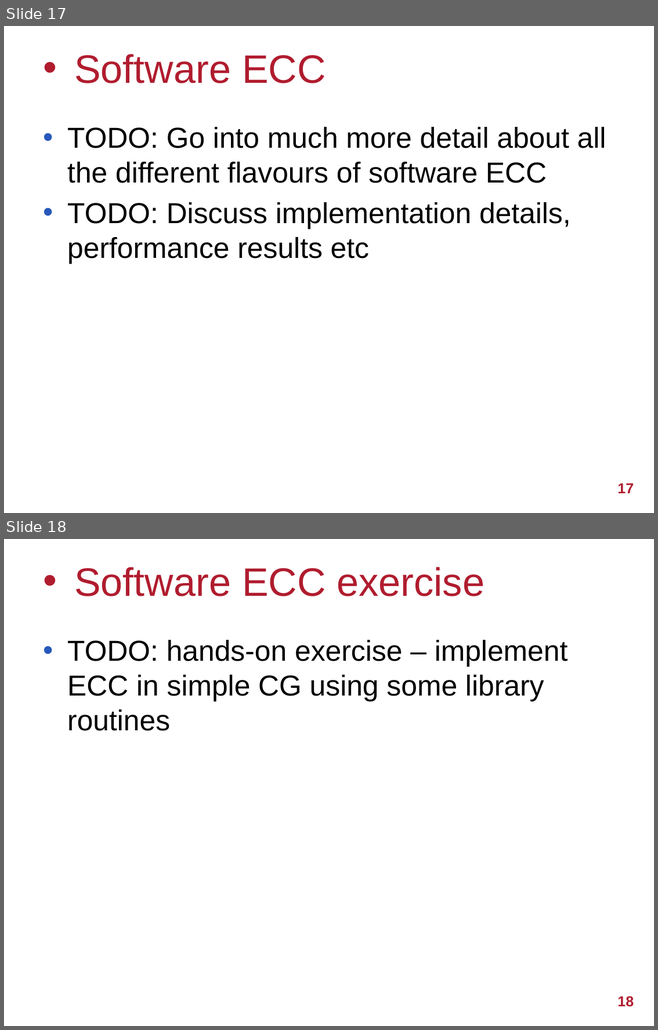
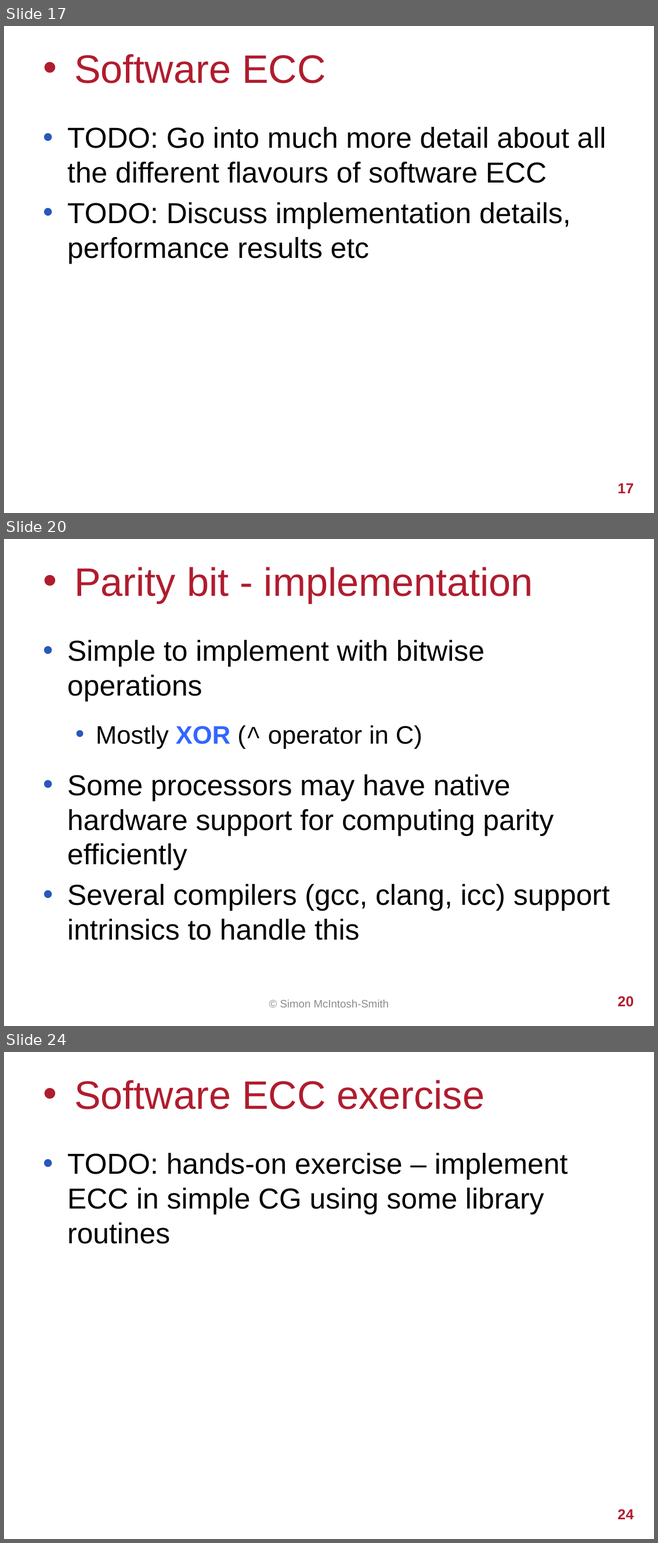
Before and after one commit to UoB-HPC/abft-training, a slide deck: abft-training.pptx. Shown one above the other, each under a label of ours: slides 17 and 18 before the commit, slides 17, 20 and 24 after it; the slides between them are not shown. The pictures are 658x1030 and 658x1543 pixels, drawn with LibreOffice and Linux fonts; fonts in the diff are those of the drawing; background and template pictures are left out. Boxes give left, top, right and bottom in pixels: in the first picture for what was removed or moved away, otherwise in the second. Text is boxed around its words. In the diff, an @@ line names an element or a change of style, - is before the commit and + after.

Commit message:
Add slides about parity bits

```diff
--- a/abft-training.pptx
+++ b/abft-training.pptx
@@ slide 20 added at (4, 539, 654, 1026), background #FFFFFF @@
@@ title added at (74, 567, 533, 603), 44 pt, text #B01C2E @@
+• Parity bit - implementation
@@ text added at (67, 640, 610, 940), 32 pt, text #000000 @@
+• Simple to implement with bitwise operations
+  • Mostly XOR (^ operator in C)
+• Some processors may have native hardware support for computing parity efficiently
+• Several compilers (gcc, clang, icc) support intrinsics to handle this
@@ text added at (280, 1000, 389, 1008), 12 pt, text #8C8C8C @@
+© Simon McIntosh-Smith
@@ page number added at (617, 996, 633, 1007), 16 pt, text #B01C2E, bold @@
+20
@@ what was slide 18 is now slide 24 @@
@@ page number at (617, 1509, 633, 1519): text changed @@
-18
+24
```
Also in this commit, not shown: 5 other slides added, 1 other file.
